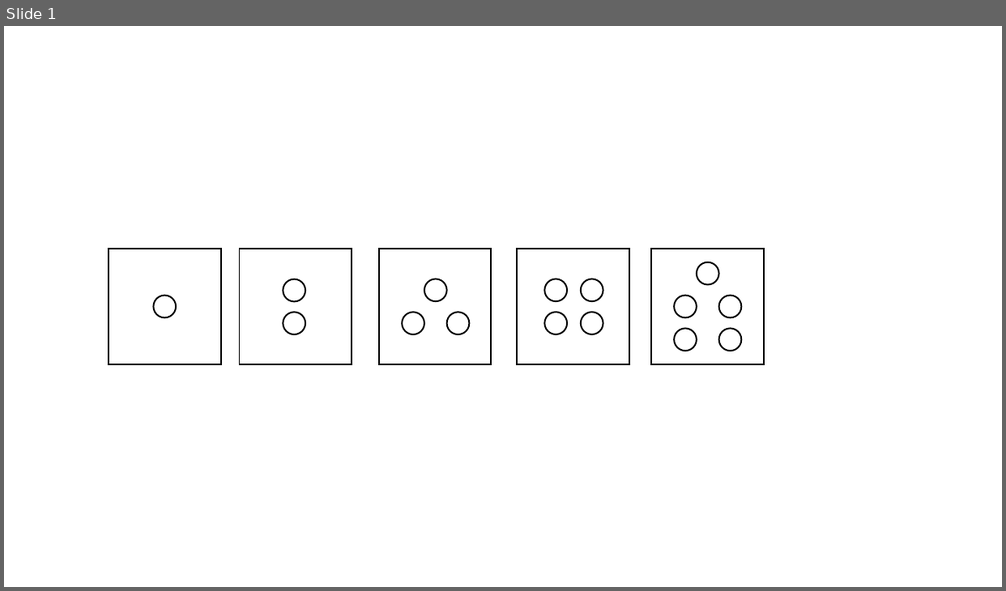
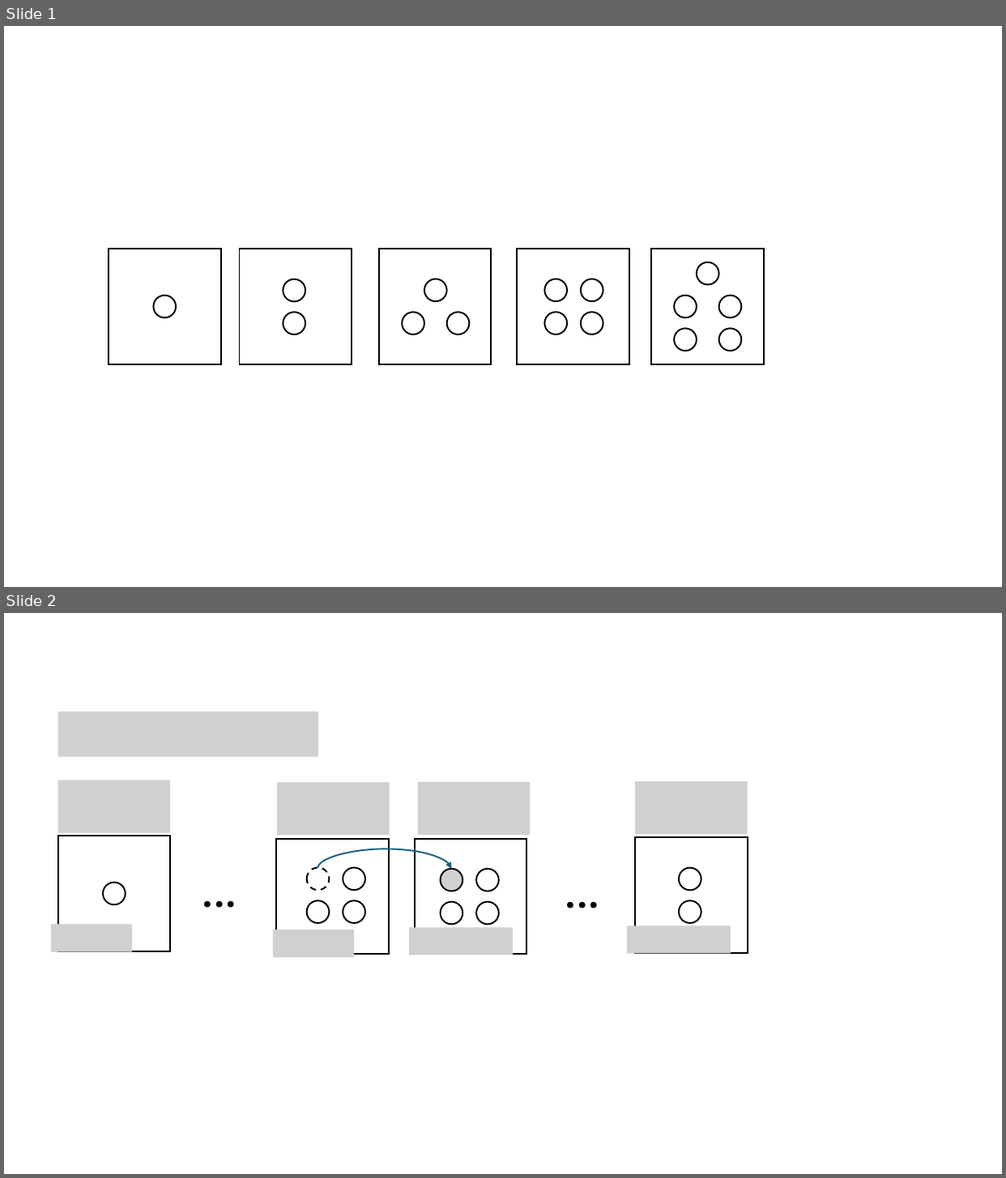
Before and after one commit to lorae/household-size, a slide deck: images-for-proof.pptx. Shown one above the other, each under a label of ours: slide 1 before the commit, slides 1 and 2 after it. The pictures are 1006x591 and 1006x1178 pixels, drawn with LibreOffice and Linux fonts; fonts in the diff are those of the drawing; grey boxes stand for pictures. Boxes give left, top, right and bottom in pixels: in the first picture for what was removed or moved away, otherwise in the second. Text is boxed around its words. In the diff, an @@ line names an element or a change of style, - is before the commit and + after.

```diff
--- a/images-for-proof.pptx
+++ b/images-for-proof.pptx
@@ slide 2 added at <box>4,613,1002,1174</box>, background #FFFFFF @@
@@ picture added at <box>58,712,318,757</box> @@
@@ picture added at <box>58,780,170,833</box> @@
@@ picture added at <box>277,782,390,835</box> @@
@@ picture added at <box>418,782,530,835</box> @@
@@ picture added at <box>635,781,748,835</box> @@
@@ rectangle added at <box>58,836,170,952</box>, outline #000000 1.5 pt @@
@@ text added at <box>181,847,257,923</box>, 54 pt, text #000000 @@
+…
@@ rectangle added at <box>276,839,389,954</box>, outline #000000 1.5 pt @@
@@ curved arrow added from (317, 867) to (452, 869), #156082 1.5 pt @@
@@ rectangle added at <box>414,839,526,954</box>, outline #000000 1.5 pt @@
@@ text added at <box>544,849,620,924</box>, 54 pt, text #000000 @@
+…
@@ rectangle added at <box>635,837,748,953</box>, outline #000000 1.5 pt @@
@@ ellipse added at <box>306,867,329,890</box>, outline #000000 1.5 pt dashed @@
@@ ellipse added at <box>343,867,365,890</box>, outline #000000 1.5 pt @@
@@ ellipse added at <box>441,869,463,892</box>, fill #D1D1D1, outline #000000 1.5 pt @@
@@ ellipse added at <box>476,869,499,892</box>, outline #000000 1.5 pt @@
@@ ellipse added at <box>679,868,701,891</box>, outline #000000 1.5 pt @@
@@ ellipse added at <box>103,883,126,905</box>, outline #000000 1.5 pt @@
@@ ellipse added at <box>306,901,329,924</box>, outline #000000 1.5 pt @@
@@ ellipse added at <box>343,901,365,924</box>, outline #000000 1.5 pt @@
@@ ellipse added at <box>441,902,463,924</box>, outline #000000 1.5 pt @@
@@ ellipse added at <box>476,902,499,924</box>, outline #000000 1.5 pt @@
@@ ellipse added at <box>679,901,701,924</box>, outline #000000 1.5 pt @@
@@ picture added at <box>51,924,132,952</box> @@
@@ picture added at <box>409,927,513,955</box> @@
@@ picture added at <box>627,926,731,954</box> @@
@@ picture added at <box>273,930,354,957</box> @@
```
Also in this commit, not shown: 1 slide removed, 3 other files.
